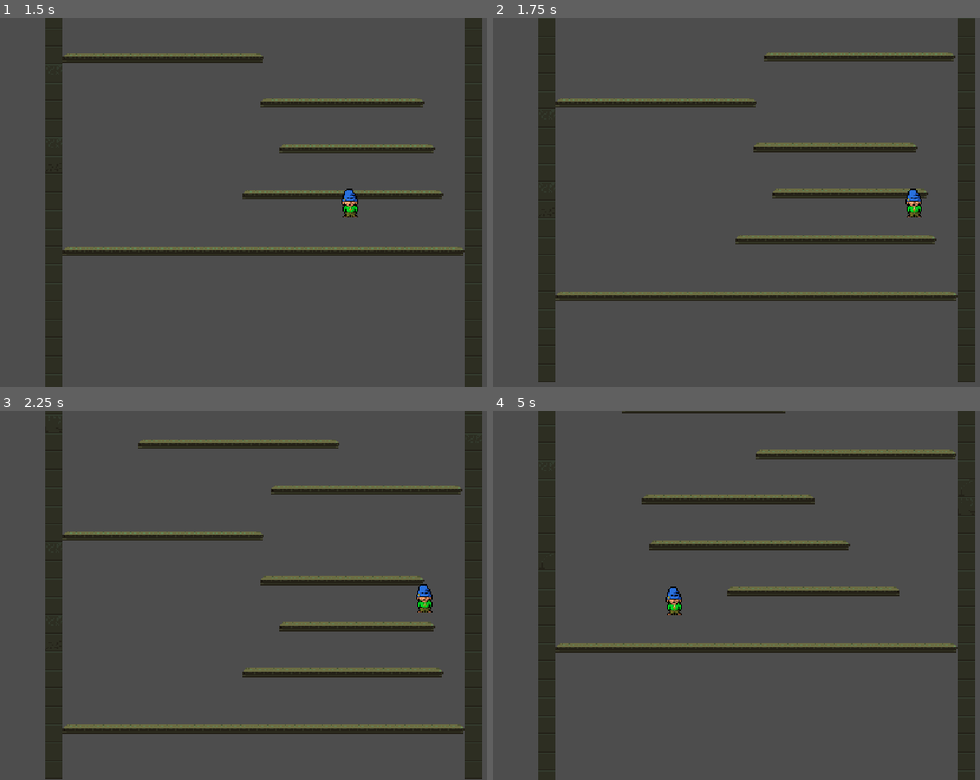
Above: before the commit, frames 1-4 (two rows, left to right).
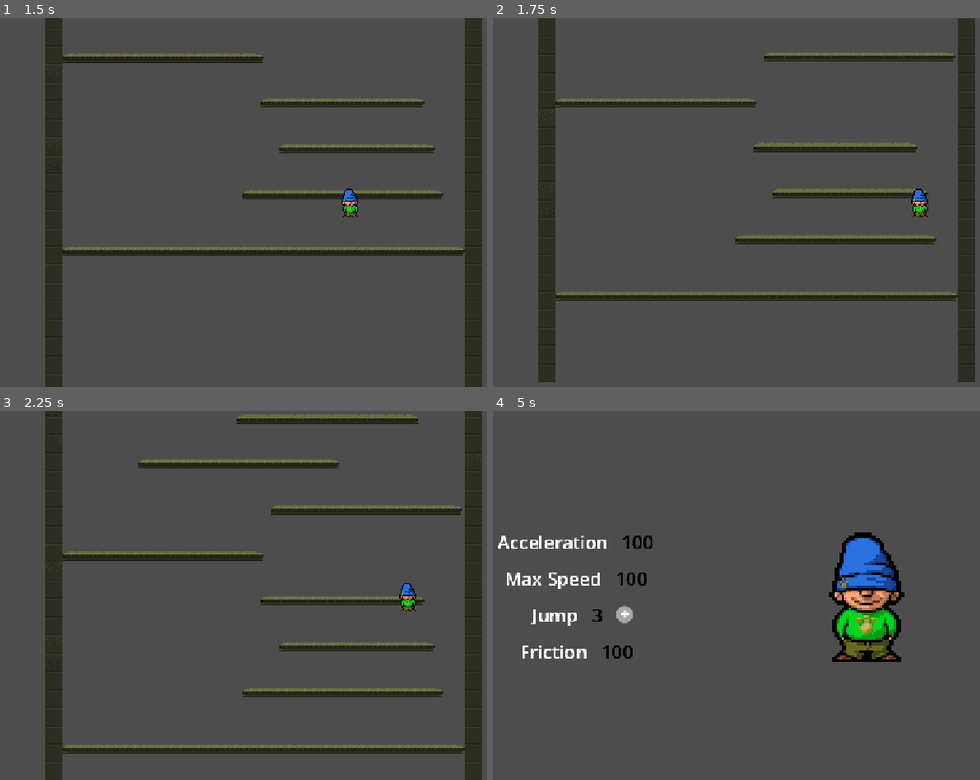
Above: after the commit, the same moments.

Repository: DoktorZnak/ice-tower-dz
Game: Godot game, scene res://scenes/main/main.tscn
The game is run twice, just before and just after one commit, with the same random seed, the same clock (stepped at 60 frames per second) and the same inputs.
Inputs:
- Up to frame 1 (1.5 s): tap Enter at 0.5 s; hold D (right) from 0.53 s (still down); tap Space (jump) at 0.6, 0.77, 1.07, 1.35 s
- Up to frame 2 (1.75 s): keep holding D (right); tap Space (jump) at 1.52 s
- Up to frame 3 (2.25 s): tap Space (jump) at 1.82, 2.1 s; release D (right) at 2.03 s; hold A (left) from 2.03 s (still down)
- Up to frame 4 (5 s): release A (left) at 2.78 s; hold D (right) 2.78-4.28 s; tap Space (jump) at 2.85, 3.02, 3.32, 3.6, 3.77, 4.07, 4.35, 4.52, 4.82 s; tap R (reset_game) at 4.15 s; hold A (left) from 4.28 s (still down); tap M (show_menu, bound only after the commit) at 4.9 s

Frame 1 is identical in both runs. In frame 2, 0.3% of the frame differs, in the area x 84-90%, y 46-54%; in frame 3, 17%; in frame 4, 18%, in the area x 1-99%, y 0-100%.

Commit message:
player-stats-update

Diff:
--- /dev/null
+++ b/my_theme.tres
@@ -0,0 +1,30 @@
+[gd_resource type="Theme" format=3 uid="uid://6lg0wm2cmc00"]
+
+[sub_resource type="StyleBoxFlat" id="StyleBoxFlat_pvayc"]
+bg_color = Color(0.22130159, 0.22130162, 0.22130153, 1)
+corner_radius_top_left = 100
+corner_radius_top_right = 100
+corner_radius_bottom_right = 100
+corner_radius_bottom_left = 100
+
+[sub_resource type="StyleBoxFlat" id="StyleBoxFlat_kyomd"]
+bg_color = Color(0.65628535, 0.6562854, 0.6562853, 1)
+corner_radius_top_left = 100
+corner_radius_top_right = 100
+corner_radius_bottom_right = 100
+corner_radius_bottom_left = 100
+
+[sub_resource type="StyleBoxFlat" id="StyleBoxFlat_djh02"]
+bg_color = Color(0.13137856, 0.13137859, 0.1313785, 1)
+corner_radius_top_left = 100
+corner_radius_top_right = 100
+corner_radius_bottom_right = 100
+corner_radius_bottom_left = 100
+
+[resource]
+blackLabel/base_type = &"Label"
+blackLabel/colors/font_color = Color(0, 0, 0, 1)
+roundedBtn/base_type = &"Button"
+roundedBtn/styles/hover = SubResource("StyleBoxFlat_pvayc")
+roundedBtn/styles/normal = SubResource("StyleBoxFlat_kyomd")
+roundedBtn/styles/pressed = SubResource("StyleBoxFlat_djh02")
--- a/project.godot
+++ b/project.godot
@@ -25,6 +25,10 @@
 window/size/window_height_override=1080
 window/stretch/mode="canvas_items"
 
+[gui]
+
+theme/custom="uid://6lg0wm2cmc00"
+
 [input]
 
 left={
@@ -51,6 +55,11 @@
 "events": [Object(InputEventKey,"resource_local_to_scene":false,"resource_name":"","device":-1,"window_id":0,"alt_press …(192 unchanged characters)…
 ]
 }
+show_menu={
+"deadzone": 0.2,
+"events": [Object(InputEventKey,"resource_local_to_scene":false,"resource_name":"","device":-1,"window_id":0,"alt_pressed":false,"shift_pressed":false,"ctrl_pressed":false,"meta_pressed":false,"pressed":false,"keycode":0,"physical_keycode":77,"key_label":0,"unicode":109,"location":0,"echo":false,"script":null)
+]
+}
 
 [layer_names]
 
--- a/scenes/game-manager.gd
+++ b/scenes/game-manager.gd
@@ -4,7 +4,16 @@
 var current_xp: int = 0
 var xp_needed: int = 10
 var level: int = 1
-var stat_points: int = 0
+var stat_points: int = 40
+
+var players_stats = {
+	'acc': {'value': 100, 'label': 'Acceleration'},
+	'maxspeed': {'value': 100, 'label': 'Max Speed'},
+	'jump': {'value': 3, 'label': 'Jump'},
+	'friction': {'value': 100, 'label': 'Friction'},
+	#'wall_bounce': {'value': 1.2, 'label': 'Wall Bounce Multiplier'},
+	#'combo': {'value': 0, 'label': 'Current Combo Counter'}
+}
 
 var base_speed: float = 200.0
 var jump_force: float = -450.0
@@ -20,3 +29,12 @@
 	stat_points += 3
 	xp_needed = int(xp_needed * 1.5)
 	print("Awans! Poziom: ", level, " Punkty: ", stat_points)
+
+
+func add_stat_point(stat_name: String) -> bool:
+	if stat_points <= 0: return false
+	if players_stats[stat_name]["value"] >= 100: return false
+
+	stat_points -= 1
+	players_stats[stat_name]["value"] += 1
+	return true
--- a/scenes/main/main.gd
+++ b/scenes/main/main.gd
@@ -19,6 +19,9 @@
 func _physics_process(_delta):
 	if is_game_over:
 		return
+
+	if Input.is_action_just_pressed("show_menu"):
+		get_tree().change_scene_to_file('res://scenes/menu/menu.tscn')
 
 	if Input.is_action_just_pressed("reset_game"):
 		get_tree().reload_current_scene()
--- /dev/null
+++ b/scenes/menu/MenuStatRow/menu_stat_row.gd
@@ -0,0 +1,17 @@
+extends HBoxContainer
+
+@export var stat_name: String = 'acc'
+
+func _ready() -> void:
+	update_ui()
+
+func update_ui() -> void:
+	$StatNameLabel.text = str(GameManager.players_stats[stat_name].label)
+	$ValueLabel.text = str(GameManager.players_stats[stat_name].value)
+
+	if GameManager.stat_points == 0 or GameManager.players_stats[stat_name].value == 100:
+		$VBoxContainer/PlusButton.hide()
+
+func _on_plus_button_pressed() -> void:
+	GameManager.add_stat_point(stat_name)
+	update_ui()
--- /dev/null
+++ b/scenes/menu/MenuStatRow/menu_stat_row.tscn
@@ -0,0 +1,52 @@
+[gd_scene format=3 uid="uid://bcgnjixkxqwmi"]
+
+[ext_resource type="Script" uid="uid://cv72x87detfsn" path="res://scenes/menu/MenuStatRow/menu_stat_row.gd" id="1_mmd4p"]
+
+[sub_resource type="Theme" id="Theme_d8qmt"]
+
+[node name="MenuStatRow" type="HBoxContainer" unique_id=1955922056]
+offset_right = 213.0
+offset_bottom = 45.0
+size_flags_horizontal = 4
+size_flags_vertical = 4
+theme_override_constants/separation = 25
+script = ExtResource("1_mmd4p")
+
+[node name="StatNameLabel" type="Label" parent="." unique_id=1740081753]
+layout_mode = 2
+theme_override_font_sizes/font_size = 32
+text = "STAT"
+
+[node name="ValueLabel" type="Label" parent="." unique_id=762134219]
+layout_mode = 2
+theme = SubResource("Theme_d8qmt")
+theme_type_variation = &"blackLabel"
+theme_override_font_sizes/font_size = 32
+text = "0"
+
+[node name="VBoxContainer" type="HBoxContainer" parent="." unique_id=459156518]
+layout_mode = 2
+theme_override_constants/separation = 10
+
+[node name="PlusButton" type="Button" parent="VBoxContainer" unique_id=1132524218]
+custom_minimum_size = Vector2(30, 30)
+layout_mode = 2
+size_flags_horizontal = 4
+size_flags_vertical = 4
+theme_type_variation = &"roundedBtn"
+
+[node name="Label" type="Label" parent="VBoxContainer/PlusButton" unique_id=1644352027]
+layout_mode = 1
+anchors_preset = 15
+anchor_right = 1.0
+anchor_bottom = 1.0
+offset_top = -5.0
+offset_bottom = 4.0
+grow_horizontal = 2
+grow_vertical = 2
+theme_override_font_sizes/font_size = 28
+text = "+"
+horizontal_alignment = 1
+vertical_alignment = 1
+
+[connection signal="pressed" from="VBoxContainer/PlusButton" to="." method="_on_plus_button_pressed"]
--- a/scenes/menu/menu.tscn
+++ b/scenes/menu/menu.tscn
@@ -1,6 +1,28 @@
 [gd_scene format=3 uid="uid://bevl64hg1uyv3"]
 
 [ext_resource type="Script" uid="uid://d4hhs2cukc3eu" path="res://scenes/menu/menu.gd" id="1_klgdb"]
+[ext_resource type="PackedScene" uid="uid://bcgnjixkxqwmi" path="res://scenes/menu/MenuStatRow/menu_stat_row.tscn" id="2_mcvr8"]
+[ext_resource type="Shader" uid="uid://ncl5d6qhmpf0" path="res://scenes/player/player.gdshader" id="3_037ec"]
+[ext_resource type="Texture2D" uid="uid://cltvwnbyjkfpo" path="res://assets/PC _ Computer - Icy Tower - Playable Characters - Harold the Homeboy & Disco Dave.png" id="4_y1o0p"]
+
+[sub_resource type="ShaderMaterial" id="ShaderMaterial_r8yej"]
+shader = ExtResource("3_037ec")
+shader_parameter/tolerance = 0.1
+
+[sub_resource type="AtlasTexture" id="AtlasTexture_3y2rt"]
+atlas = ExtResource("4_y1o0p")
+region = Rect2(0, 0, 39, 71)
+
+[sub_resource type="SpriteFrames" id="SpriteFrames_t0a87"]
+animations = [{
+"frames": [{
+"duration": 1.0,
+"texture": SubResource("AtlasTexture_3y2rt")
+}],
+"loop": true,
+"name": &"default",
+"speed": 5.0
+}]
 
 [node name="Menu" type="Control" unique_id=416126403]
 layout_mode = 3
@@ -11,10 +33,35 @@
 grow_vertical = 2
 script = ExtResource("1_klgdb")
 
-[node name="Label" type="Label" parent="." unique_id=1212290724]
-layout_mode = 0
-offset_left = 332.0
-offset_top = 199.0
-offset_right = 429.0
-offset_bottom = 222.0
-text = "This is menu"
+[node name="VBoxContainer" type="VBoxContainer" parent="." unique_id=1563696873]
+layout_mode = 1
+anchors_preset = 4
+anchor_top = 0.5
+anchor_bottom = 0.5
+offset_left = 54.41
+offset_top = -118.5
+offset_right = 490.41
+offset_bottom = 118.5
+grow_vertical = 2
+theme_override_constants/separation = 19
+
+[node name="Acc" parent="VBoxContainer" unique_id=1955922056 instance=ExtResource("2_mcvr8")]
+layout_mode = 2
+
+[node name="MaxSpeed" parent="VBoxContainer" unique_id=14840197 instance=ExtResource("2_mcvr8")]
+layout_mode = 2
+stat_name = "maxspeed"
+
+[node name="Jump" parent="VBoxContainer" unique_id=128729778 instance=ExtResource("2_mcvr8")]
+layout_mode = 2
+stat_name = "jump"
+
+[node name="Friction" parent="VBoxContainer" unique_id=1284185225 instance=ExtResource("2_mcvr8")]
+layout_mode = 2
+stat_name = "friction"
+
+[node name="AnimatedSprite2D" type="AnimatedSprite2D" parent="." unique_id=968089206]
+material = SubResource("ShaderMaterial_r8yej")
+position = Vector2(765, 311)
+scale = Vector2(4.38, 4.38)
+sprite_frames = SubResource("SpriteFrames_t0a87")
--- a/scenes/player/player.gd
+++ b/scenes/player/player.gd
@@ -1,9 +1,9 @@
 extends CharacterBody2D
 
-const SPEED = 500.0
-const JUMP_VELOCITY = -400.0
-const ACCELERATION = 500.0
-const FRICTION = 1500.0 # more = player stops/turns quicker
+const MAX_SPEED = 200
+const JUMP_VELOCITY = -400
+const ACCELERATION = 200
+const FRICTION = 20 # more = player stops/turns quicker
 const BOUNCE_FORCE = 0.8
 
 const BASE_JUMP_VELOCITY = -300
@@ -18,13 +18,7 @@
 
 
 func is_player_grounded():
-	if is_on_floor():
-		return true
-	if $PlatformCheckArea.has_overlapping_bodies():
-		return true
-
-	return false
-
+	return true if is_on_floor() or $PlatformCheckArea.has_overlapping_bodies() else false
 
 func trigger_collapsing_platform():
 	var collision = get_last_slide_collision()
@@ -33,7 +27,25 @@
 		if collider != null and collider.has_method("collapse"):
 			collider.collapse()
 
-func _physics_process(delta: float) -> void:
+func handle_direction(delta: float) -> void:
+	var calculated_acc = ACCELERATION * remap(GameManager.players_stats.acc.value, 1.0, 100.0, 1.0, 2.5)
+	var calculated_maxspeed = MAX_SPEED * remap(GameManager.players_stats.maxspeed.value, 1.0, 100.0, 1.0, 4)
+	var calculated_friction = FRICTION * remap(GameManager.players_stats.friction.value, 1.0, 100.0, 1.0, 14)
+
+	var direction := Input.get_axis("left", "right")
+
+	var to = direction * calculated_maxspeed
+	var delta_calc = calculated_acc * delta
+
+	if direction == 0.0:
+		delta_calc = calculated_friction * delta
+	elif sign(velocity.x) != sign(direction) and velocity.x != 0.0:
+		delta_calc = (calculated_friction + (calculated_acc * 0.2)) * delta
+
+	velocity.x = move_toward(velocity.x, to, delta_calc)
+
+
+func _physics_process(delta: float):
 	if is_player_grounded():
 		coyote_timer = COYOTE_DURATION # Resetuj czas kojota, gdy stoisz na ziemi
 		trigger_collapsing_platform()
@@ -43,11 +55,6 @@
 
 	jump_buffer_timer = BUFFER_DURATION if Input.is_action_just_pressed("jump") else jump_buffer_timer - delta
 
-	if Input.is_action_just_pressed("jump"):
-		jump_buffer_timer = BUFFER_DURATION
-	else:
-		jump_buffer_timer -= delta
-
 	if jump_buffer_timer > 0.0 and coyote_timer > 0.0:
 		jump_buffer_timer = 0.0
 		coyote_timer = 0.0
@@ -55,23 +62,19 @@
 
 		var horizontal_momentum = abs(velocity.x)
 		var extra_jump_force = horizontal_momentum * JUMP_SPEED_BONUS
+
 		var calculated_jump = BASE_JUMP_VELOCITY - extra_jump_force
 		velocity.y = clamp(calculated_jump, MAX_JUMP_VELOCITY, BASE_JUMP_VELOCITY)
 
-	var direction := Input.get_axis("left", "right")
-	if direction:
-		velocity.x = move_toward(velocity.x, direction * SPEED, ACCELERATION * delta)
-	else:
-		velocity.x = move_toward(velocity.x, 0, FRICTION * delta)
+	handle_direction(delta)
 
 	var speed_before_collision = velocity.x
-
 	move_and_slide()
 
 	if is_on_wall():
 		var actual_impact_speed = abs(speed_before_collision)
-
 		var wall_normal = get_wall_normal().x
 		velocity.x = wall_normal * actual_impact_speed * 0.4
+
 		if not is_on_floor():
 			velocity.y -= actual_impact_speed * 0.5
Not shown, added: scenes/menu/MenuStatRow/menu_stat_row.gd.uid
